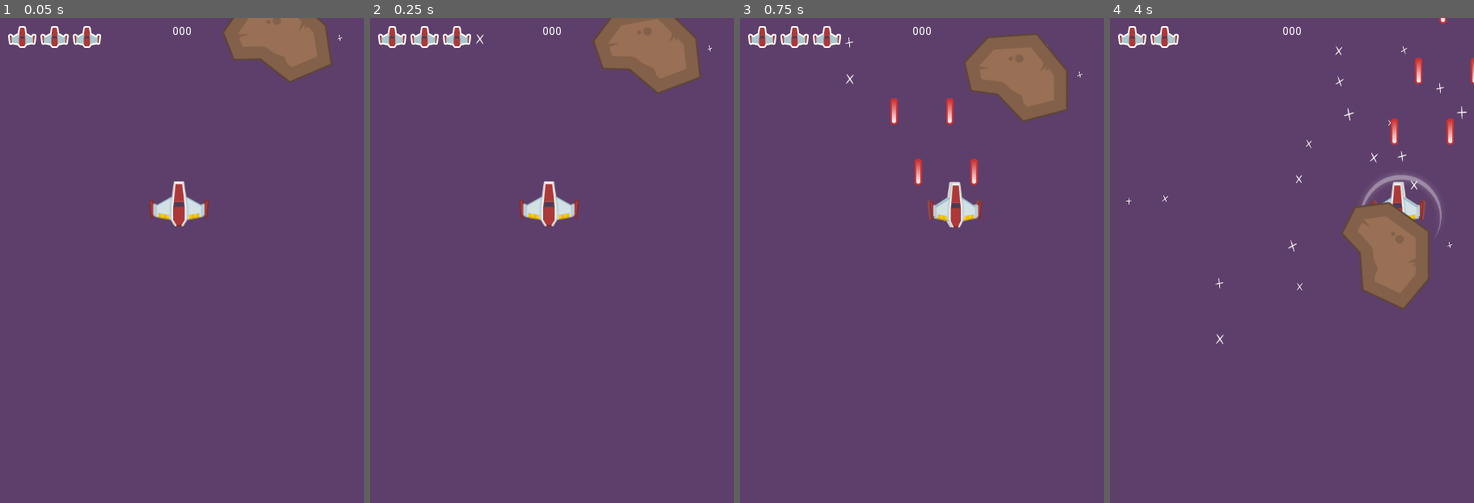
Above: before the commit, frames 1-4 (left to right).
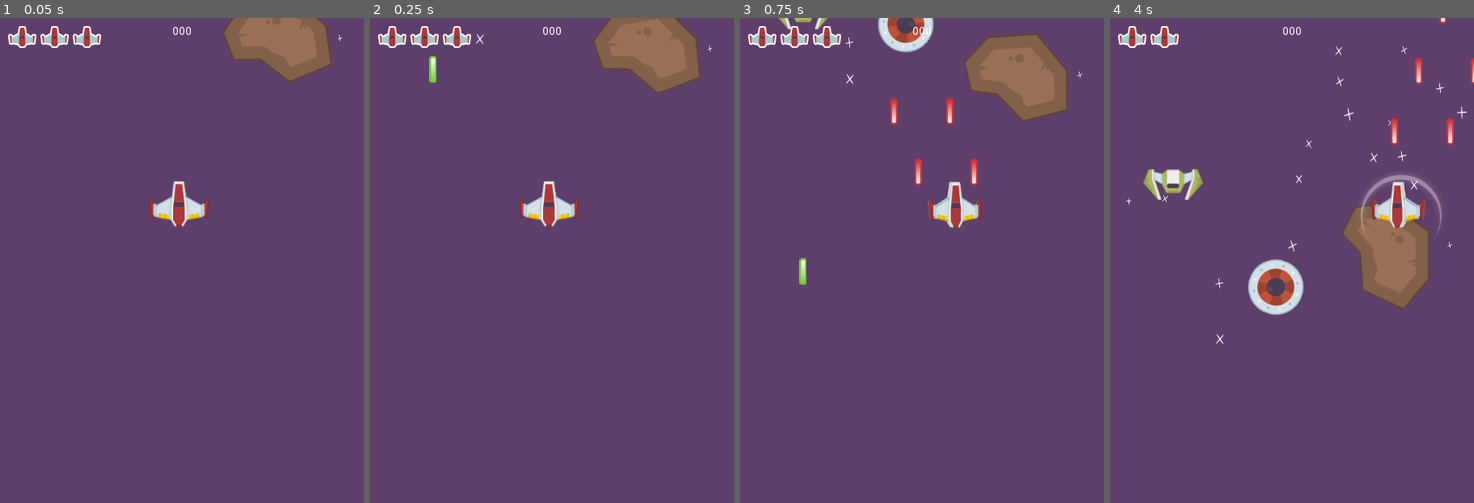
Above: after the commit, the same moments.

Repository: Boyquotes/Bronze-Bison
Game: Godot game, scene res://MainScenes/Gameplay.tscn
The game is run twice, just before and just after one commit, with the same random seed, the same clock (stepped at 60 frames per second) and the same inputs.
Inputs:
- Up to frame 1 (0.05 s): no input
- Up to frame 2 (0.25 s): no input
- Up to frame 3 (0.75 s): hold D (move_right) from 0.53 s (still down); hold Space (shoot) from 0.53 s (still down)
- Up to frame 4 (4 s): release D (move_right) at 1.28 s; release Space (shoot) at 1.28 s; hold S (move_down) 1.28-2.03 s; tap Space (shoot) at 1.35, 2.85 s; hold D (move_right) 2.03-2.78 s; hold Space (shoot) 2.03-2.78 s; hold W (move_up) 2.78-3.53 s; hold A (move_left) from 3.53 s (still down); hold Space (shoot) from 3.53 s (still down)

Frame 1 is identical in both runs. In frame 2, 0.1% of the frame differs, in the area x 16-19%, y 7-14%; in frame 3, 1.0%; in frame 4, 2.3%, in the area x 9-84%, y 31-62%.

Commit message:
Shooter enemy complete

Diff:
--- /dev/null
+++ b/Bullet/EnemyBullet.gd
@@ -0,0 +1,21 @@
+extends Area2D
+
+export var speed:float = 500
+
+var pBulletEffect := preload("res://Bullet/EnemyBulletEffect.tscn")
+
+func _physics_process(delta):
+	position.y += (speed * delta)
+
+func _on_VisibilityNotifier2D_screen_exited():
+	queue_free()
+
+
+
+func _on_Bullet_area_entered(area):
+	if area is Player:
+		var bulletEffect := pBulletEffect.instance()
+		bulletEffect.position = position
+		get_parent().add_child(bulletEffect)
+		area.damage(1)
+		queue_free()
--- /dev/null
+++ b/Bullet/EnemyBullet.tscn
@@ -0,0 +1,11 @@
+[gd_scene load_steps=4 format=2]
+
+[ext_resource path="res://Bullet/Bullet.tscn" type="PackedScene" id=1]
+[ext_resource path="res://Textures/laserGreen.png" type="Texture" id=2]
+[ext_resource path="res://Bullet/EnemyBullet.gd" type="Script" id=3]
+
+[node name="EnemyBullet" instance=ExtResource( 1 )]
+script = ExtResource( 3 )
+
+[node name="Sprite" parent="." index="0"]
+texture = ExtResource( 2 )
--- /dev/null
+++ b/Bullet/EnemyBulletEffect.tscn
@@ -0,0 +1,7 @@
+[gd_scene load_steps=3 format=2]
+
+[ext_resource path="res://Bullet/BulletEffect.tscn" type="PackedScene" id=1]
+[ext_resource path="res://Textures/laserGreenShot.png" type="Texture" id=2]
+
+[node name="EnemyBulletEffect" instance=ExtResource( 1 )]
+texture = ExtResource( 2 )
--- /dev/null
+++ b/Enemies/Enemy.gd
@@ -0,0 +1,38 @@
+extends Area2D
+class_name Enemy
+
+export var verticalSpeed := 50.0
+export var health: int = 5
+var playerInArea: Player = null
+
+onready var firingPositions := $FiringPositions
+var plBullet:= preload("res://Bullet/EnemyBullet.tscn")
+
+func _physics_process(delta):
+	position.y += verticalSpeed * delta
+
+func _process(delta):
+	if playerInArea != null:
+		playerInArea.damage(1)
+
+func _on_VisibilityNotifier2D_screen_exited():
+	queue_free()
+
+func damage(amount: int):
+	health -= amount
+	if health <= 0:
+		queue_free()
+
+func _on_Enemy_area_entered(area):
+	if area is Player:
+		playerInArea = area
+
+func _on_Enemy_area_exited(area):
+	if area is Player:
+		playerInArea = null
+
+func fire():
+	for child in firingPositions.get_children():
+		var bullet := plBullet.instance()
+		bullet.global_position = child.global_position
+		get_tree().current_scene.add_child(bullet)
--- /dev/null
+++ b/Enemies/Enemy.tscn
@@ -0,0 +1,26 @@
+[gd_scene load_steps=4 format=2]
+
+[ext_resource path="res://Textures/enemyUFO.png" type="Texture" id=1]
+[ext_resource path="res://Enemies/Enemy.gd" type="Script" id=2]
+
+[sub_resource type="CircleShape2D" id=1]
+radius = 35.0143
+
+[node name="Enemy" type="Area2D" groups=["damageable"]]
+script = ExtResource( 2 )
+
+[node name="Sprite" type="Sprite" parent="."]
+texture = ExtResource( 1 )
+
+[node name="CollisionShape2D" type="CollisionShape2D" parent="."]
+shape = SubResource( 1 )
+
+[node name="VisibilityNotifier2D" type="VisibilityNotifier2D" parent="."]
+position = Vector2( 0, -0.500006 )
+scale = Vector2( 4.7, 4.65 )
+
+[node name="FiringPositions" type="Node2D" parent="."]
+
+[connection signal="area_entered" from="." to="." method="_on_Enemy_area_entered"]
+[connection signal="area_exited" from="." to="." method="_on_Enemy_area_exited"]
+[connection signal="screen_exited" from="VisibilityNotifier2D" to="." method="_on_VisibilityNotifier2D_screen_exited"]
--- /dev/null
+++ b/Enemies/FastEnemy.gd
@@ -0,0 +1,6 @@
+extends Enemy
+
+var rotationRate := 50
+
+func _process(delta):
+	rotate(deg2rad(rotationRate) * delta)
--- /dev/null
+++ b/Enemies/FastEnemy.tscn
@@ -0,0 +1,20 @@
+[gd_scene load_steps=3 format=2]
+
+[ext_resource path="res://Enemies/Enemy.tscn" type="PackedScene" id=1]
+[ext_resource path="res://Enemies/FastEnemy.gd" type="Script" id=2]
+
+[node name="FastEnemy" instance=ExtResource( 1 )]
+script = ExtResource( 2 )
+verticalSpeed = 100.0
+health = 20
+
+[node name="Sprite" parent="." index="0"]
+scale = Vector2( 0.75, 0.75 )
+
+[node name="CollisionShape2D" parent="." index="1"]
+visible = false
+
+[node name="VisibilityNotifier2D" parent="." index="2"]
+visible = false
+position = Vector2( -4.29153e-06, 0.499996 )
+scale = Vector2( 3.5, 3.45 )
--- /dev/null
+++ b/Enemies/ShowShooter.gd
@@ -0,0 +1,9 @@
+extends Enemy
+
+export var fireRate := 1.0
+onready var fireTimer := $FireTimer
+
+func _process(_delta):
+	if fireTimer.is_stopped():
+		fire()
+		fireTimer.start(fireRate)
--- /dev/null
+++ b/Enemies/ShowShooter.tscn
@@ -0,0 +1,33 @@
+[gd_scene load_steps=5 format=2]
+
+[ext_resource path="res://Enemies/Enemy.tscn" type="PackedScene" id=1]
+[ext_resource path="res://Textures/enemyShip.png" type="Texture" id=2]
+[ext_resource path="res://Enemies/ShowShooter.gd" type="Script" id=3]
+
+[sub_resource type="RectangleShape2D" id=1]
+extents = Vector2( 37, 15.5 )
+
+[node name="SlowShooter" instance=ExtResource( 1 )]
+script = ExtResource( 3 )
+verticalSpeed = 65.0
+health = 12
+fireRate = 3.0
+
+[node name="Sprite" parent="." index="0"]
+scale = Vector2( 0.75, 0.75 )
+texture = ExtResource( 2 )
+
+[node name="CollisionShape2D" parent="." index="1"]
+position = Vector2( 0, -3.5 )
+shape = SubResource( 1 )
+
+[node name="VisibilityNotifier2D" parent="." index="2"]
+position = Vector2( -0.5, -0.500001 )
+scale = Vector2( 3.75, 1.95 )
+
+[node name="LeftGun" type="Node2D" parent="FiringPositions" index="0"]
+
+[node name="RightGun" type="Node2D" parent="FiringPositions" index="1"]
+
+[node name="FireTimer" type="Timer" parent="." index="4"]
+one_shot = true
--- a/MainScenes/Gameplay.tscn
+++ b/MainScenes/Gameplay.tscn
@@ -1,15 +1,18 @@
-[gd_scene load_steps=6 format=2]
+[gd_scene load_steps=8 format=2]
 
 [ext_resource path="res://Player/Player.tscn" type="PackedScene" id=1]
 [ext_resource path="res://Textures/backgroundColor.png" type="Texture" id=2]
 [ext_resource path="res://Textures/starBig.png" type="Texture" id=3]
 [ext_resource path="res://Meteor/Meteor.tscn" type="PackedScene" id=4]
 [ext_resource path="res://HUD/HUD.tscn" type="PackedScene" id=5]
+[ext_resource path="res://Enemies/FastEnemy.tscn" type="PackedScene" id=6]
+[ext_resource path="res://Enemies/ShowShooter.tscn" type="PackedScene" id=7]
 
 [node name="Gameplay" type="Node"]
 
 [node name="Background" type="Sprite" parent="."]
 scale = Vector2( 3.04667, 4.1 )
+z_index = -100
 texture = ExtResource( 2 )
 centered = false
 
@@ -30,10 +33,19 @@
 scale_amount = 0.09
 scale_amount_random = 0.12
 
-[node name="HUD" parent="." instance=ExtResource( 5 )]
+[node name="CanvasLayer" type="CanvasLayer" parent="."]
+
+[node name="HUD" parent="CanvasLayer" instance=ExtResource( 5 )]
 
 [node name="Player" parent="." instance=ExtResource( 1 )]
 position = Vector2( 222, 231 )
+z_index = 100
 
 [node name="Meteor" parent="." instance=ExtResource( 4 )]
 position = Vector2( 343, 21 )
+
+[node name="FastEnemy" parent="." instance=ExtResource( 6 )]
+position = Vector2( 205, -67 )
+
+[node name="SlowShooter" parent="." instance=ExtResource( 7 )]
+position = Vector2( 78, -54 )
--- a/project.godot
+++ b/project.godot
@@ -10,17 +10,23 @@
 
 _global_script_classes=[ {
 "base": "Area2D",
+"class": "Enemy",
+"language": "GDScript",
+"path": "res://Enemies/Enemy.gd"
+}, {
+"base": "Area2D",
 "class": "Player",
 "language": "GDScript",
 "path": "res://Player/Player.gd"
 } ]
 _global_script_class_icons={
+"Enemy": "",
 "Player": ""
 }
 
 [application]
 
-config/name="Bronze Bison"
+config/name="Bronze Bison - Space Shooter"
 run/main_scene="res://MainScenes/Gameplay.tscn"
 config/icon="res://icon.png"
 
Binary file changed: instructions.txt
Not shown, changed: youtube.txt
